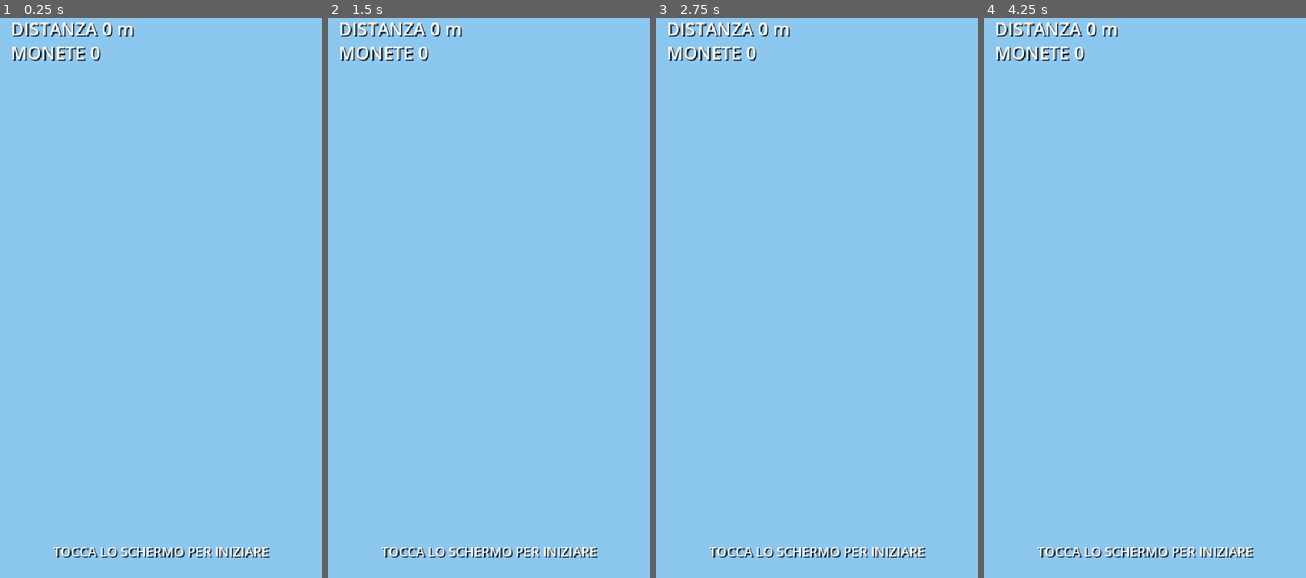
Above: before the commit, frames 1-4 (left to right).
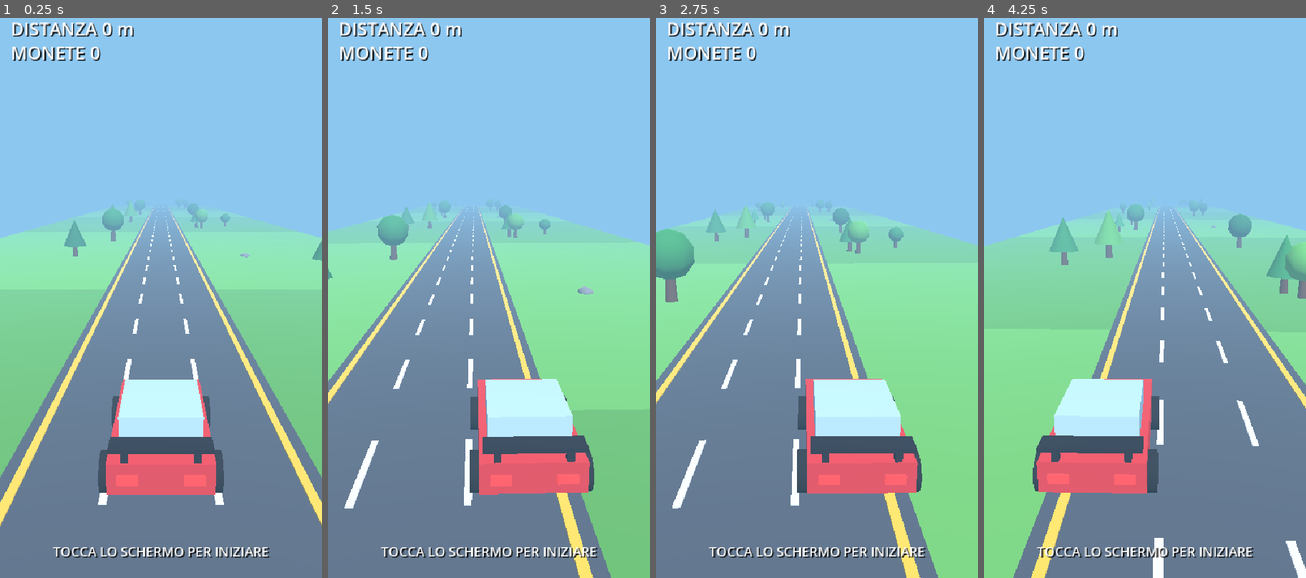
Above: after the commit, the same moments.

Repository: wraixxfn-create/GiocoMobile
Game: Godot game, scene res://scenes/Main.tscn
The game is run twice, just before and just after one commit, with the same random seed, the same clock (stepped at 60 frames per second) and the same inputs.
Inputs (mouse positions are in pixels of both pictures, inside the frame that each line leads up to):
- Up to frame 1 (0.25 s): no input
- Up to frame 2 (1.5 s): tap Enter (ui_accept) at 0.5, 0.77 s; move the mouse to (559, 264) at 0.52 s; hold Right (ui_right) 0.53-1.25 s; click (559, 264) at 0.67 s; drag from (424, 320) to (472, 404) at 1.27 s
- Up to frame 3 (2.75 s): move the mouse to (849, 163) at 2.02 s; hold Right (ui_right) from 2.03 s (still down)
- Up to frame 4 (4.25 s): release Right (ui_right) at 2.75 s; drag from (1128, 404) to (1048, 208) at 2.77 s; move the mouse to (1241, 376) at 3.52 s; hold Left (ui_left) from 3.53 s (still down); tap Enter (ui_accept) at 3.77 s

The runs differ from the first frame. In frame 1, 63% of the frame differs, in the area x 0-100%, y 32-100%; in frame 2, 63%; in frame 3, 63%; in frame 4, 63%.
Error before the commit: Parse Error: Could not resolve external class member "car_paint". (res://scripts/player/CarModel.gd:24)

Commit message:
Fix invalid class/property names (Three.js-style) in materials and track meshes
- MeshStandardMaterial -> StandardMaterial3D (the Godot 4 class); this was
  the root cause of both error groups: unresolved return types made every
  MaterialFactory member unresolvable at call sites (CarModel.gd lines 24-90)
- emissive/emissive_energy -> emission_enabled + emission +
  emission_energy_multiplier (BaseMaterial3D properties in Godot 4.3)
- ConeMesh -> CylinderMesh with top_radius=0 (no ConeMesh exists in Godot)
- IcosahedronMesh -> SphereMesh with low segment counts to keep the low-poly
  look (no IcosahedronMesh exists in Godot)

Co-authored-by: arena-agent <297053741+arena-agent@users.noreply.github.com>

Diff:
--- a/scripts/core/MaterialFactory.gd
+++ b/scripts/core/MaterialFactory.gd
@@ -6,31 +6,31 @@
 static var _cache: Dictionary = {}
 
 
-static func colored(key: String, color: Color, roughness: float = 0.9, metalness: float = 0.0) -> MeshStandardMaterial:
+static func colored(key: String, color: Color, roughness: float = 0.9, metalness: float = 0.0) -> StandardMaterial3D:
 	if not _cache.has(key):
-		var material := MeshStandardMaterial.new()
+		var material := StandardMaterial3D.new()
 		material.albedo_color = color
 		material.roughness = roughness
 		material.metalness = metalness
 		_cache[key] = material
-	return _cache[key] as MeshStandardMaterial
+	return _cache[key] as StandardMaterial3D
 
 
 # ------------------------------------------------------------------- Track ---
 
-static func road() -> MeshStandardMaterial:
+static func road() -> StandardMaterial3D:
 	return colored("road", GameConfig.COLOR_ROAD)
 
 
-static func lane() -> MeshStandardMaterial:
+static func lane() -> StandardMaterial3D:
 	return colored("lane", GameConfig.COLOR_LANE, 0.7)
 
 
-static func edge() -> MeshStandardMaterial:
+static func edge() -> StandardMaterial3D:
 	return colored("edge", GameConfig.COLOR_EDGE, 0.7)
 
 
-static func grass(alternate: bool) -> MeshStandardMaterial:
+static func grass(alternate: bool) -> StandardMaterial3D:
 	if alternate:
 		return colored("grass_alt", GameConfig.COLOR_GRASS_ALT)
 	return colored("grass", GameConfig.COLOR_GRASS)
@@ -38,50 +38,51 @@
 
 # ---------------------------------------------------------------- Props ---
 
-static func trunk() -> MeshStandardMaterial:
+static func trunk() -> StandardMaterial3D:
 	return colored("trunk", GameConfig.COLOR_TRUNK)
 
 
-static func foliage(index: int) -> MeshStandardMaterial:
+static func foliage(index: int) -> StandardMaterial3D:
 	var key := "foliage_%d" % index
 	return colored(key, GameConfig.FOLIAGE_COLORS[index % GameConfig.FOLIAGE_COLORS.size()])
 
 
-static func rock() -> MeshStandardMaterial:
+static func rock() -> StandardMaterial3D:
 	return colored("rock", GameConfig.COLOR_ROCK)
 
 
 # -------------------------------------------------------------------- Car ---
 
-static func car_paint(color: Color) -> MeshStandardMaterial:
+static func car_paint(color: Color) -> StandardMaterial3D:
 	return colored("car_paint_" + color.to_html(false), color, 0.55, 0.15)
 
 
-static func car_glass() -> MeshStandardMaterial:
+static func car_glass() -> StandardMaterial3D:
 	return colored("car_glass", GameConfig.COLOR_CAR_CABIN, 0.15, 0.4)
 
 
-static func car_accent() -> MeshStandardMaterial:
+static func car_accent() -> StandardMaterial3D:
 	return colored("car_accent", GameConfig.COLOR_CAR_ACCENT, 0.6)
 
 
-static func tire() -> MeshStandardMaterial:
+static func tire() -> StandardMaterial3D:
 	return colored("tire", GameConfig.COLOR_TIRE, 0.95)
 
 
-static func emissive(key: String, color: Color, energy: float = 1.2) -> MeshStandardMaterial:
+static func emissive(key: String, color: Color, energy: float = 1.2) -> StandardMaterial3D:
 	var material_key := "emissive_" + key
 	if not _cache.has(material_key):
 		var material := colored(key, color, 0.5, 0.0)
-		material.emissive = color
-		material.emissive_energy = energy
+		material.emission_enabled = true
+		material.emission = color
+		material.emission_energy_multiplier = energy
 		_cache[material_key] = material
-	return _cache[material_key] as MeshStandardMaterial
+	return _cache[material_key] as StandardMaterial3D
 
 
-static func headlight() -> MeshStandardMaterial:
+static func headlight() -> StandardMaterial3D:
 	return emissive("headlight", GameConfig.COLOR_HEADLIGHT)
 
 
-static func taillight() -> MeshStandardMaterial:
+static func taillight() -> StandardMaterial3D:
 	return emissive("taillight", GameConfig.COLOR_TAILLIGHT)
--- a/scripts/track/TrackSegment.gd
+++ b/scripts/track/TrackSegment.gd
@@ -127,14 +127,21 @@
 
 	var foliage := MeshInstance3D.new()
 	if rng.randf() > 0.5:
-		var cone := ConeMesh.new()
-		cone.radius = 0.85
+		# Cono: CylinderMesh con raggio superiore a zero.
+		var cone := CylinderMesh.new()
+		cone.top_radius = 0.0
+		cone.bottom_radius = 0.85
 		cone.height = 1.9
+		cone.radial_segments = 8
 		foliage.mesh = cone
 		foliage.position.y = 1.75
 	else:
-		var ball := IcosahedronMesh.new()
+		# Sfera a basso numero di segmenti, look low-poly.
+		var ball := SphereMesh.new()
 		ball.radius = 0.85
+		ball.height = 1.7
+		ball.radial_segments = 8
+		ball.rings = 4
 		foliage.mesh = ball
 		foliage.position.y = 1.55
 	foliage.material_override = MaterialFactory.foliage(
@@ -149,8 +156,12 @@
 
 func _make_rock(rng: RandomNumberGenerator) -> MeshInstance3D:
 	var rock := MeshInstance3D.new()
-	var rock_mesh := IcosahedronMesh.new()
+	# Roccia: sfera low-poly deformata dalla scala casuale sotto.
+	var rock_mesh := SphereMesh.new()
 	rock_mesh.radius = 0.5
+	rock_mesh.height = 1.0
+	rock_mesh.radial_segments = 6
+	rock_mesh.rings = 4
 	rock.mesh = rock_mesh
 	rock.material_override = MaterialFactory.rock()
 	rock.scale = Vector3(
